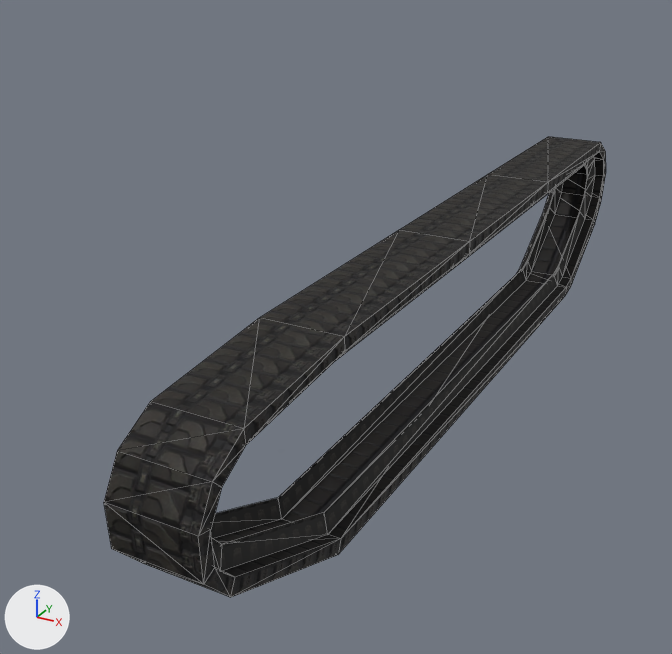
Two versions of the glTF model Framework/Resource/Model/M4/M4_Track.gltf, one commit apart.
One viewpoint serves both versions: a 50 mm lens placed at (1.91, -4.95, 2.15), pointed at (-0.49, -0.58, -0.03). Lighting does not change. The marker at lower left points along +X, +Y and +Z. Mesh edges are drawn as thin lines. Where no turn or scale is listed for an object, it has been applied to the vertices. Vertices at the same position are counted once.

In view in the first picture: 'Track_Right'.
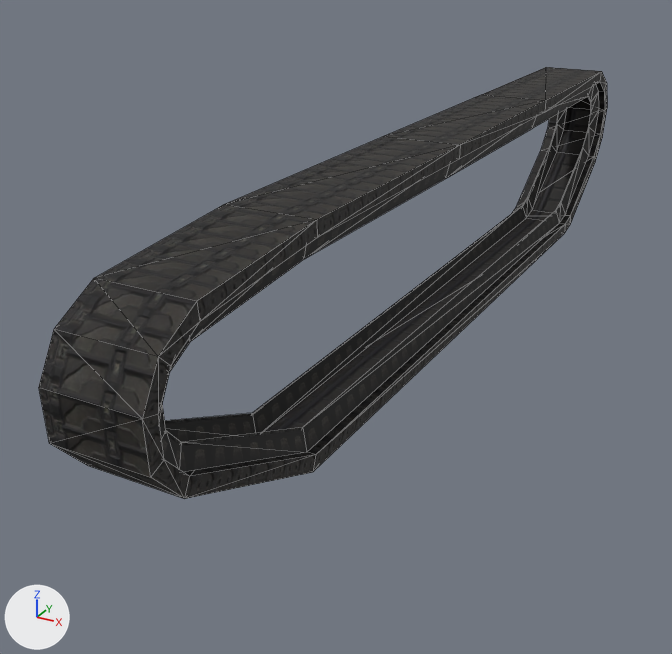
Boxes (x1, y1, x2, y2) around the edits, measured in the pictures (672 x 654 px; the box of a moved part takes in the faces that stretch with it):
'Track_Right', reshaped, moved (13% wider, 6% shorter)
    before: (104, 137, 606, 597)
    after: (39, 67, 607, 499)
part 1 of me_object_2, moved or reshaped
    before: (104, 137, 606, 597)
    after: (39, 67, 607, 499)
part 2 of me_object_2, moved or reshaped
    before: (211, 182, 563, 539)
    after: (165, 109, 567, 442)
part 3 of me_object_2, moved or reshaped
    before: (212, 156, 595, 571)
    after: (158, 84, 599, 472)

What the commit changed:
me_object_2 has 160 vertices, 256 faces and spans x 0.84..1.26, y -2.85..2.76, z 0.0..1.09.
me_object_2 is used by ob_track_right; location (-1.047, 0.0, -0.55).
me_object_2 part 1: the loose piece of 64 vertices spanning x 0.84..1.26, y -2.85..2.76, z 0.0..1.09 is moved by (-2.1, 0.0, 0.0).
me_object_2 part 2: the loose piece of 48 vertices spanning x 0.88..0.94, y -2.78..2.68, z 0.07..1.02 is moved by (-2.07, 0.0, 0.0).
me_object_2 part 3: the loose piece of 48 vertices spanning x 1.13..1.19, y -2.78..2.68, z 0.07..1.02 is moved by (-2.07, 0.0, 0.0).
Object 'Track_Right' (ob_track_right) moves from (-1.047, 0.0, -0.55) to (1.048, -0.223, 0.022).
